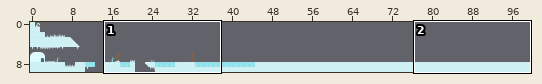
Two states of a Tiled map, assets/map.tmx. Above, an overview of the earlier version with the close-up marked.
Close-up. First the earlier version:
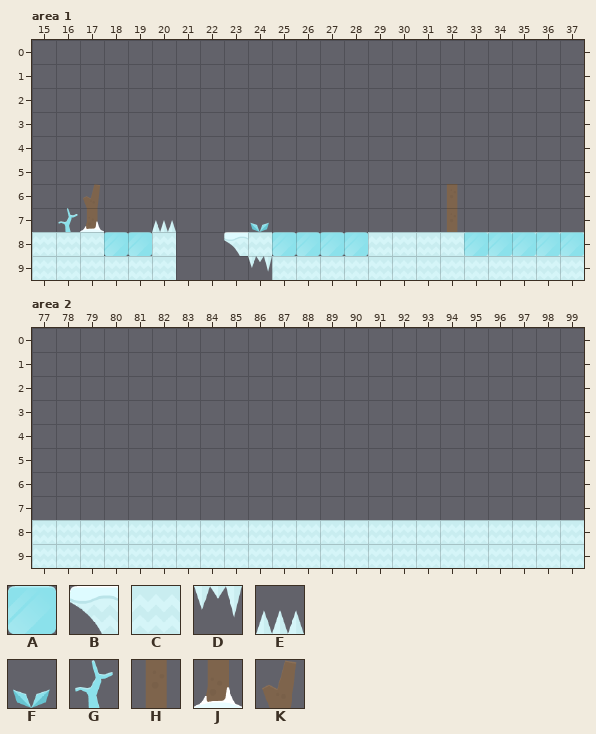
Cells are 70x70 px. Shown: area 1 x 15..37, y 0..9; area 2 x 77..99, y 0..9. The commit also changed other parts of the map, which this record leaves out.
Key: from "sheet": A 10, B 15, C 16, D 43, E 45, F 57, G 58, H 73, J 86, K 87.
_ is an empty cell.
Layers that did not change in this view are not listed.
Layer "walls" before, area 1, first column x 15:
 0 _______________________
 1 _______________________
 2 _______________________
 3 _______________________
 4 _______________________
 5 _______________________
 6 _______________________
 7 _______________________
 8 CCC__C__BC____CCCCCCCCC
 9 CCCCCC____CCCCCCCCCCCCC
Layer "ice" before, area 1, first column x 15:
 0 _______________________
 1 _______________________
 2 _______________________
 3 _______________________
 4 _______________________
 5 _______________________
 6 _______________________
 7 _______________________
 8 ___AA_____AAAA____AAAAA
 9 _______________________
Layer "decoration" before, area 1, first column x 15:
 0 _______________________
 1 _______________________
 2 _______________________
 3 _______________________
 4 _______________________
 5 _______________________
 6 __K______________H_____
 7 _GJ______F_______H_____
 8 _______________________
 9 _______________________
And afterwards:
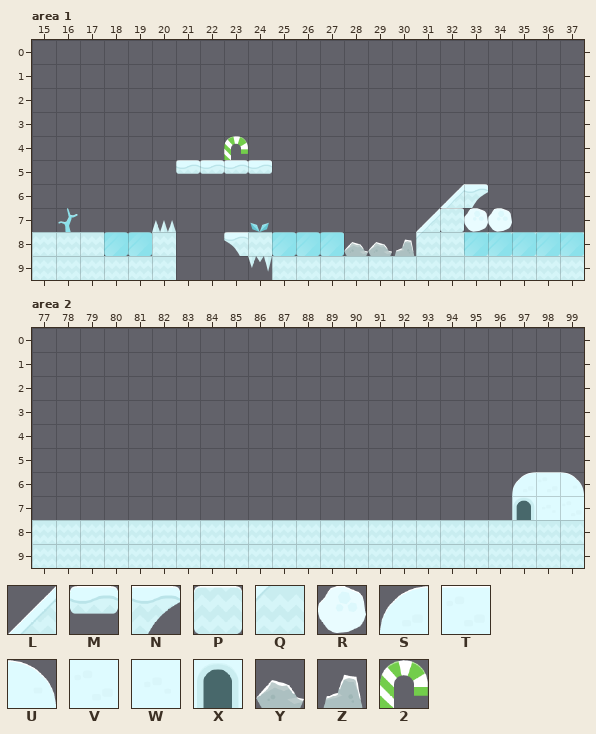
Further tiles: from "sheet": L 7, M 8, N 17, P 18, Q 21, R 24, S 39, T 40, U 41, V 53, W 54, X 55, Y 60, Z 61, 2 66.
Tiles of an added or newly shown layer are drawn over the layers below it.
The edit:
Layer "walls", area 1:
y 5: x 21..24 ____ -> MMMM
y 6: x 33 _ -> N
y 7: x 32..34 ___ -> PRR
y 8: x 29..30 CC -> __
Layer "spikes", area 1:
y 8: x 28..30 ___ -> YYZ
Layer "ice", area 1:
y 6: x 32 _ -> L
y 7: x 31 _ -> L
y 8: x 28 A -> _
Layer "decoration", area 1:
y 4: x 23 _ -> 2
y 6: x 17 K -> _; x 32 H -> _
y 7: x 17 J -> _; x 32 H -> _
Layer "end" (added), area 1:
y 8: x 31 _ -> Q
Layer "end" (added), area 2:
y 6: x 97..99 ___ -> STU
y 7: x 97..99 ___ -> XWV
